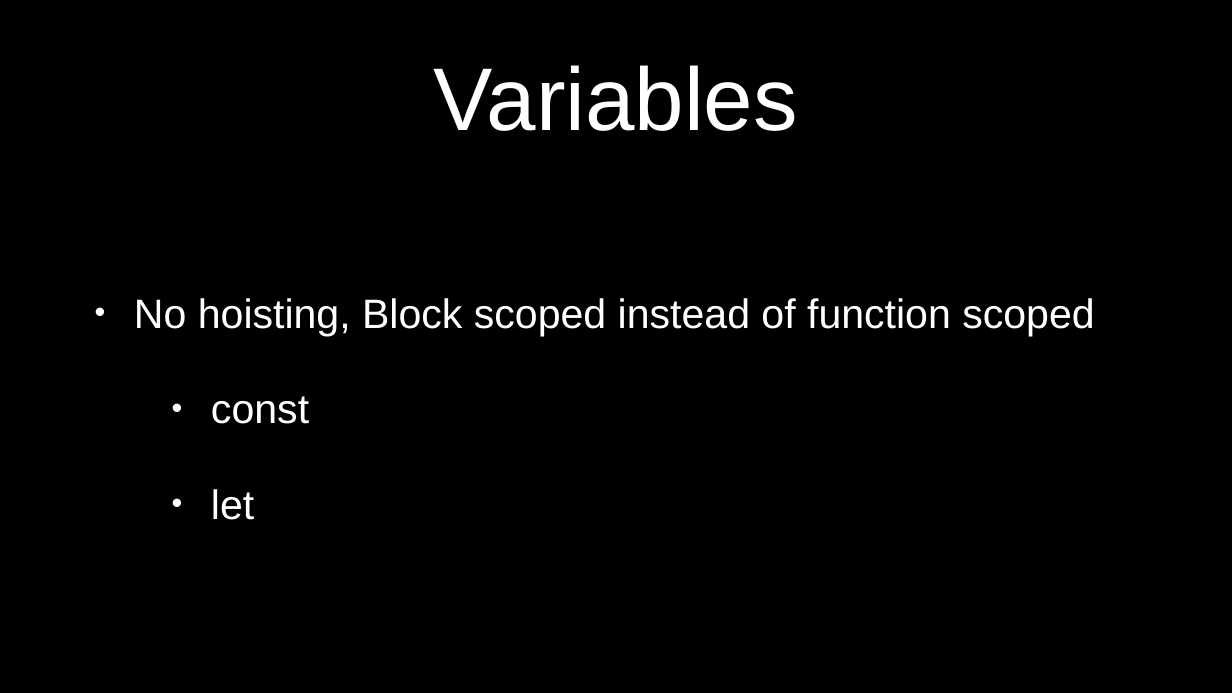
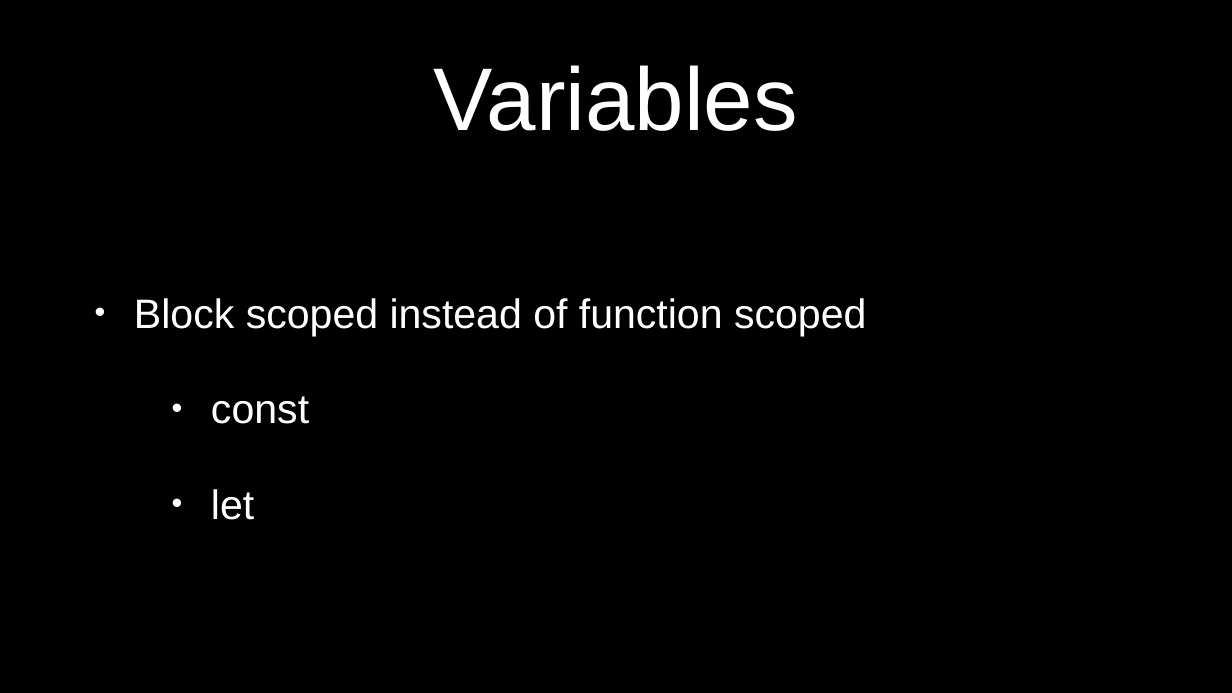
Before and after one commit to petereijgermans11/frontend-cursus, a slide deck: slide 8 of frontend-cursus/ 4 - ECMAScript 6 node-browser.pptx. Drawn at 1232x693 pixels with LibreOffice and Linux fonts; fonts in the diff are those of the drawing. Boxes give left, top, right and bottom in pixels: in the first picture for what was removed or moved away, otherwise in the second. Text is boxed around its words. In the diff, an @@ line names an element or a change of style, - is before the commit and + after.

```diff
--- a/frontend-cursus/ 4 - ECMAScript 6 node-browser.pptx
+++ b/frontend-cursus/ 4 - ECMAScript 6 node-browser.pptx
@@ text at (x1=134, y1=298, x2=866, y2=336): text changed @@
-• No hoisting, Block scoped instead of function scoped
+• Block scoped instead of function scoped
```
Also in this commit, not shown: 1 other slide changed, 10 other files.
